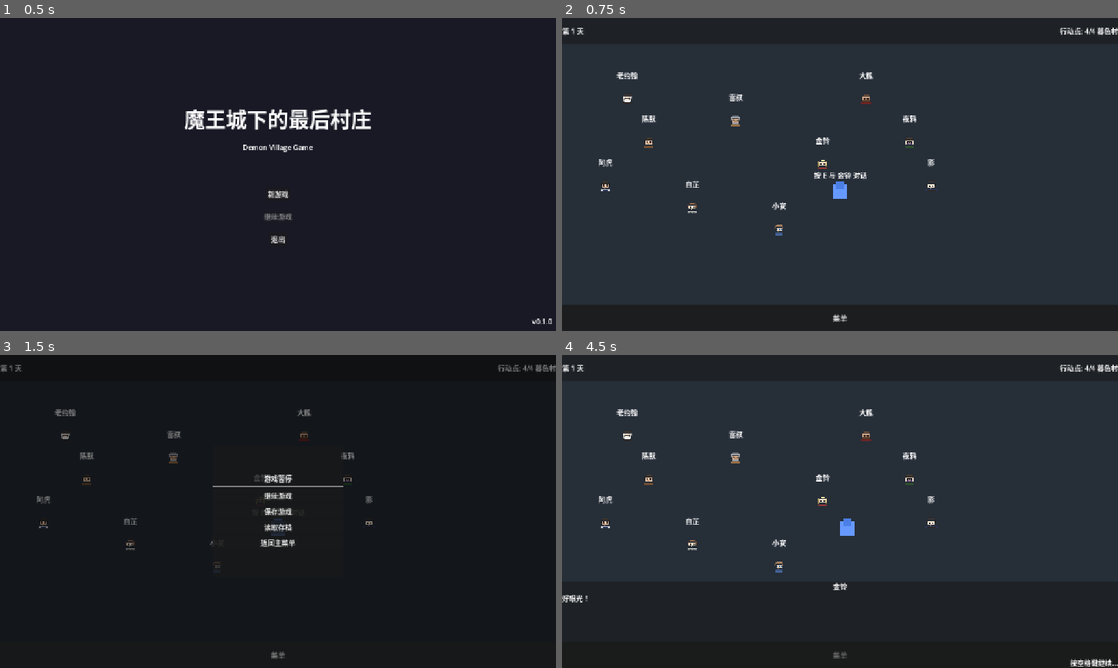
Above: before the commit, frames 1-4 (two rows, left to right).
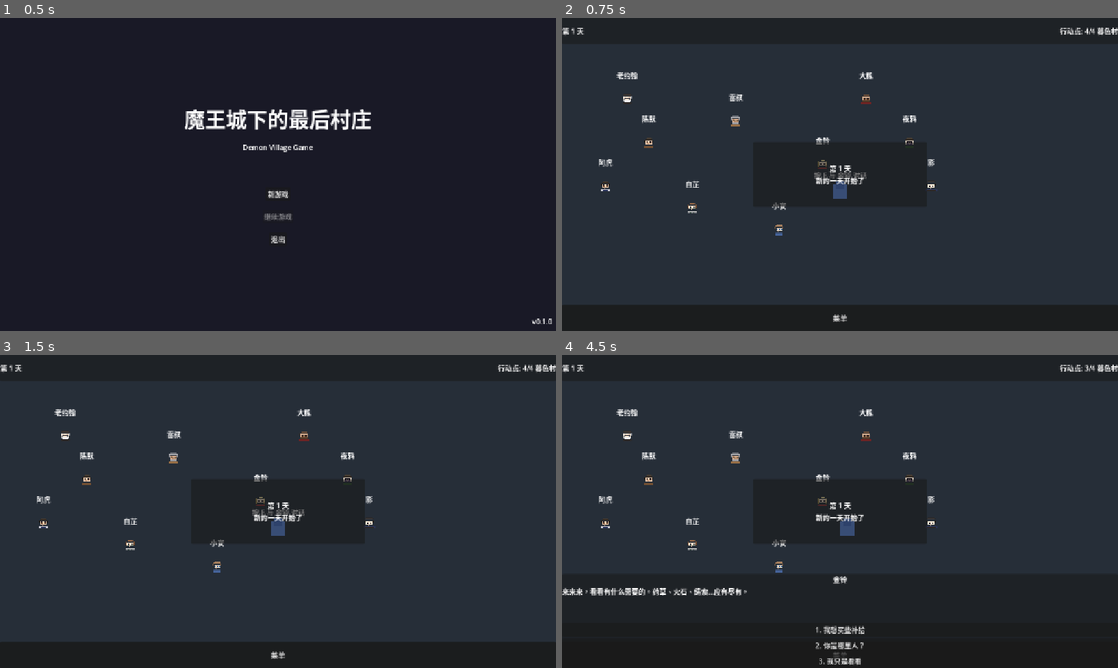
Above: after the commit, the same moments.

Repository: JCVBoss/demon_village_game
Game: Godot game, scene res://scenes/Main.tscn
Same seed, same stepped clock (60 frames per second), same inputs: the game is played once before the commit and once after it.
Inputs (mouse positions are in pixels of both pictures, inside the frame that each line leads up to):
- Up to frame 1 (0.5 s): no input
- Up to frame 2 (0.75 s): click "新游戏" at 0.5 s
- Up to frame 3 (1.5 s): click "菜单" at 1.25 s
- Up to frame 4 (4.5 s): click (840, 495) at 2 s, where only the run before the commit has a clickable "继续游戏"; tap Enter (ui_accept) at 2.75, 3.02, 3.5, 3.77 s; hold Right (ui_right) 2.78-3.53 s; tap E (interact) at 2.85, 3.6 s; hold Down (ui_down) 3.53-4.25 s; click "1. 我想买些补给" at 4.25 s

Frame 1 is identical in both runs. In frame 2, 0.5% of the frame differs, in the area x 37-66%, y 39-61%; in frame 3, 78%, in the area x 0-100%, y 2-98%; in frame 4, 1.7%.
Error after the commit: Parse Error: Identifier "modulate" not declared in the current scope. (res://scripts/ui/DayTransition.gd:49)

Commit message:
feat: 完善信任系统与事件触发机制
- 修复 Villager 从 TrustManager 获取信任值
- 移除 TrustManager 与 GameManager 的循环依赖
- Village 连接 GameManager 和 TrustManager 信号
- 添加天数变化和行动点变化回调
- 添加每日事件检查 EventManager.check_events
- 新增 DayTransition 天数过渡动画 UI
- 存档现在包含 TrustManager 和 EventManager 数据

Co-Authored-By: Claude Opus 4.6 <noreply@anthropic.com>

Diff:
--- a/code/scenes/locations/Village.tscn
+++ b/code/scenes/locations/Village.tscn
@@ -1,10 +1,11 @@
-[gd_scene load_steps=7 format=3]
+[gd_scene load_steps=8 format=3]
 
 [ext_resource type="Script" path="res://scripts/locations/Village.gd" id="1_village"]
 [ext_resource type="PackedScene" path="res://scenes/characters/Player.tscn" id="2_player"]
 [ext_resource type="PackedScene" path="res://scenes/ui/DialogueBox.tscn" id="3_dialogue"]
 [ext_resource type="PackedScene" path="res://scenes/ui/PauseMenu.tscn" id="4_pause"]
 [ext_resource type="PackedScene" path="res://scenes/ui/SaveLoadUI.tscn" id="5_saveload"]
+[ext_resource type="PackedScene" path="res://scenes/ui/DayTransition.tscn" id="6_day"]
 
 [sub_resource type="RectangleShape2D" id="RectangleShape2D_bounds"]
 size = Vector2(1280, 720)
@@ -82,3 +83,5 @@
 [node name="SaveLoadUI" parent="UIRoot" instance=ExtResource("5_saveload")]
 visible = false
 layout_mode = 1
+
+[node name="DayTransition" parent="." instance=ExtResource("6_day")]
--- /dev/null
+++ b/code/scenes/ui/DayTransition.tscn
@@ -0,0 +1,35 @@
+[gd_scene load_steps=2 format=3]
+
+[ext_resource type="Script" path="res://scripts/ui/DayTransition.gd" id="1_day"]
+
+[node name="DayTransition" type="CanvasLayer"]
+layer = 10
+process_mode = 3
+script = ExtResource("1_day")
+
+[node name="CenterContainer" type="CenterContainer" parent="."]
+anchors_preset = 15
+anchor_right = 1.0
+anchor_bottom = 1.0
+grow_horizontal = 2
+grow_vertical = 2
+
+[node name="PanelContainer" type="PanelContainer" parent="CenterContainer"]
+custom_minimum_size = Vector2(400, 150)
+layout_mode = 2
+
+[node name="VBoxContainer" type="VBoxContainer" parent="CenterContainer/PanelContainer"]
+layout_mode = 2
+alignment = 1
+
+[node name="DayLabel" type="Label" parent="CenterContainer/PanelContainer/VBoxContainer"]
+layout_mode = 2
+text = "第 1 天"
+horizontal_alignment = 1
+vertical_alignment = 1
+
+[node name="HintLabel" type="Label" parent="CenterContainer/PanelContainer/VBoxContainer"]
+layout_mode = 2
+text = "新的一天开始了"
+horizontal_alignment = 1
+vertical_alignment = 1
--- a/code/scripts/characters/Villager.gd
+++ b/code/scripts/characters/Villager.gd
@@ -125,8 +125,8 @@
 		name_label.text = villager_name
 		name_label.visible = true
 
-	# 获取当前信任值
-	current_trust = GameManager.get_trust(villager_id)
+	# 从 TrustManager 获取当前信任值
+	current_trust = TrustManager.get_trust(villager_id)
 
 
 # ==================== 表情系统 ====================
@@ -164,8 +164,8 @@
 	# 设置对话表情
 	set_expression("happy")
 
-	# 获取当前信任值
-	current_trust = GameManager.get_trust(villager_id)
+	# 从 TrustManager 获取当前信任值
+	current_trust = TrustManager.get_trust(villager_id)
 
 	# 通知游戏管理器进入对话状态
 	GameManager.enter_dialogue()
--- a/code/scripts/core/TrustManager.gd
+++ b/code/scripts/core/TrustManager.gd
@@ -125,9 +125,6 @@
 	# 检查信任阈值
 	_check_trust_thresholds(villager_id, old_value, new_value)
 
-	# 同步到 GameManager
-	GameManager.modify_trust(villager_id, amount)
-
 	print("[TrustManager] %s 信任值: %d -> %d (%+d) %s" % [
 		villager_id, old_value, new_value, amount, reason
 	])
--- a/code/scripts/locations/Village.gd
+++ b/code/scripts/locations/Village.gd
@@ -41,9 +41,15 @@
 func _ready() -> void:
 	print("[Village] 进入村庄: %s" % village_name)
 
+	# 连接游戏管理器信号
+	_connect_game_manager_signals()
+
 	# 连接对话管理器信号
 	_connect_dialogue_signals()
 
+	# 连接信任系统信号
+	_connect_trust_signals()
+
 	# 连接UI信号
 	_connect_ui_signals()
 
@@ -53,8 +59,22 @@
 	# 更新 UI
 	_update_ui()
 
+	# 检查每日事件
+	EventManager.check_events(GameManager.current_day)
+
 
 # ==================== 信号连接 ====================
+
+func _connect_game_manager_signals() -> void:
+	"""连接游戏管理器信号"""
+	GameManager.day_changed.connect(_on_day_changed)
+	GameManager.action_points_changed.connect(_on_action_points_changed)
+
+
+func _connect_trust_signals() -> void:
+	"""连接信任系统信号"""
+	TrustManager.trust_changed.connect(_on_trust_changed)
+	TrustManager.secret_unlocked.connect(_on_secret_unlocked)
 
 func _connect_dialogue_signals() -> void:
 	"""连接对话管理器信号"""
@@ -164,14 +184,47 @@
 
 # ==================== 游戏流程 ====================
 
+func _on_day_changed(new_day: int) -> void:
+	"""天数变化回调"""
+	print("[Village] 进入第 %d 天" % new_day)
+	_update_ui()
+	# 检查新一天的事件
+	EventManager.check_events(new_day)
+	# TODO: 显示天数过渡动画
+
+
+func _on_action_points_changed(new_points: int) -> void:
+	"""行动点变化回调"""
+	_update_ui()
+	if new_points <= 0:
+		print("[Village] 行动点耗尽，即将进入下一天")
+
+
+func _on_trust_changed(villager_id: String, _old_value: int, new_value: int) -> void:
+	"""信任值变化回调"""
+	print("[Village] %s 信任值更新为 %d" % [villager_id, new_value])
+	# 更新对应村民的信任值显示（如果有的话）
+	_update_villager_trust_display(villager_id, new_value)
+
+
+func _on_secret_unlocked(villager_id: String, secret_id: String) -> void:
+	"""秘密解锁回调"""
+	print("[Village] 解锁 %s 的秘密: %s" % [villager_id, secret_id])
+	# TODO: 显示秘密解锁提示
+
+
+func _update_villager_trust_display(villager_id: String, trust_value: int) -> void:
+	"""更新村民信任值显示"""
+	if villagers_container:
+		for child in villagers_container.get_children():
+			if child.villager_id == villager_id:
+				child.current_trust = trust_value
+
+
 func advance_to_next_day() -> void:
-	"""进入下一天"""
-	# 更新 UI
-	_update_ui()
-
-	# 触发每日事件
-	EventManager.trigger_daily_events(GameManager.current_day)
-
+	"""进入下一天（已由 GameManager 自动处理）"""
+	_update_ui()
+	EventManager.check_events(GameManager.current_day)
 	print("[Village] 进入第 %d 天" % GameManager.current_day)
 
 
--- /dev/null
+++ b/code/scripts/ui/DayTransition.gd
@@ -0,0 +1,49 @@
+## DayTransition - 天数过渡提示
+## 显示天数变化的动画效果
+extends CanvasLayer
+
+# ==================== 节点引用 ====================
+@onready var day_label: Label = $CenterContainer/PanelContainer/VBoxContainer/DayLabel
+@onready var hint_label: Label = $CenterContainer/PanelContainer/VBoxContainer/HintLabel
+
+# ==================== 配置 ====================
+var display_duration: float = 2.0  # 显示持续时间
+var fade_duration: float = 0.5    # 淡出时间
+
+
+func _ready() -> void:
+	# 连接信号
+	GameManager.day_changed.connect(_on_day_changed)
+	hide()
+
+
+func _on_day_changed(new_day: int) -> void:
+	"""天数变化时显示过渡"""
+	show_transition(new_day)
+
+
+func show_transition(day: int) -> void:
+	"""显示天数过渡"""
+	if day_label:
+		day_label.text = "第 %d 天" % day
+
+	if hint_label:
+		if day == GameManager.MAX_DAYS:
+			hint_label.text = "魔王军即将抵达..."
+		else:
+			hint_label.text = "新的一天开始了"
+
+	show()
+
+	# 等待显示时间后淡出
+	await get_tree().create_timer(display_duration).timeout
+	_fade_out()
+
+
+func _fade_out() -> void:
+	"""淡出动画"""
+	var tween = create_tween()
+	tween.tween_property(self, "modulate:a", 0.0, fade_duration)
+	tween.tween_callback(hide)
+	# 重置透明度
+	modulate.a = 1.0
--- a/code/scripts/ui/SaveLoadUI.gd
+++ b/code/scripts/ui/SaveLoadUI.gd
@@ -102,7 +102,9 @@
 		"game_state": {
 			"current_state": GameManager.current_state,
 			"is_first_play": GameManager.is_first_play
-		}
+		},
+		"trust_data": TrustManager.get_save_data(),
+		"event_data": EventManager.get_save_data()
 	}
 
 	var file_path = "user://save_%d.json" % slot_index
@@ -132,6 +134,16 @@
 	GameManager.player_data = save_data.get("player_data", {})
 	GameManager.current_state = save_data.get("game_state", {}).get("current_state", 0)
 	GameManager.is_first_play = save_data.get("game_state", {}).get("is_first_play", false)
+
+	# 恢复信任系统数据
+	var trust_data = save_data.get("trust_data", {})
+	if not trust_data.is_empty():
+		TrustManager.load_save_data(trust_data)
+
+	# 恢复事件系统数据
+	var event_data = save_data.get("event_data", {})
+	if not event_data.is_empty():
+		EventManager.load_save_data(event_data)
 
 	print("[SaveLoadUI] 已从槽位 %d 加载游戏" % slot_index)
 	return true
